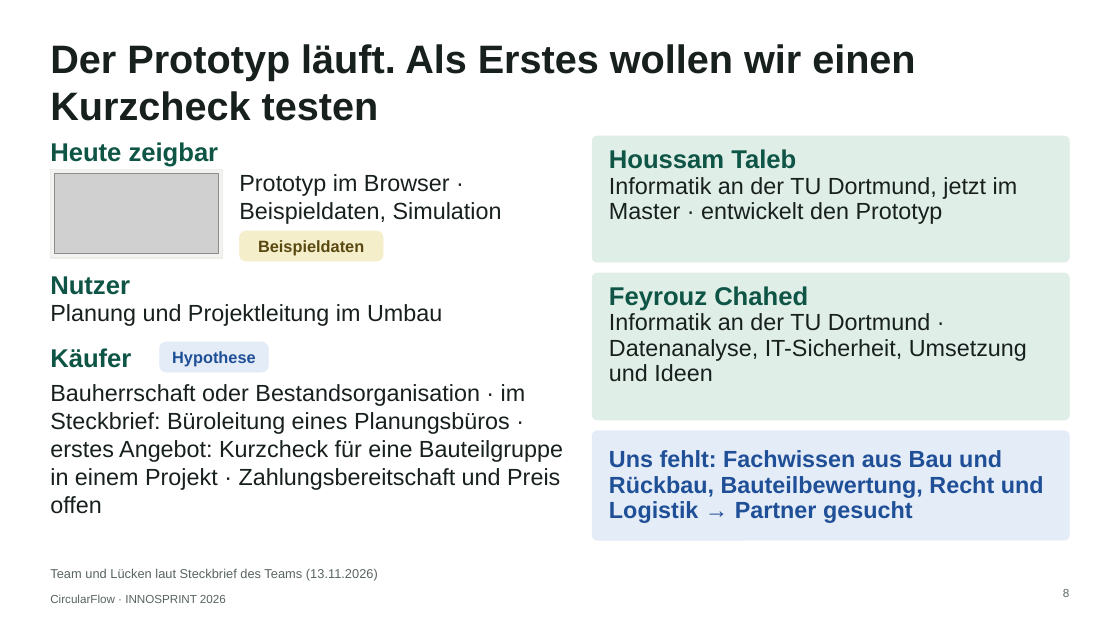
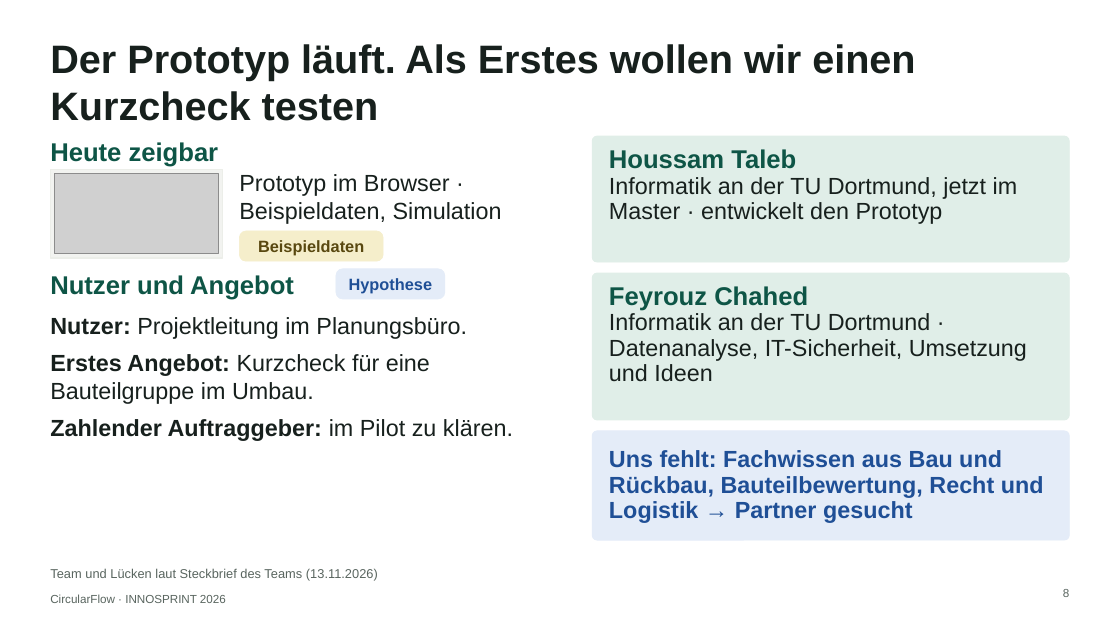
Before and after one commit to sammo3332/CircularFlow, a slide deck: slide 8 of pitch/innosprint-2026/ausgabe/abgabe-5-minuten/CircularFlow_INNOSPRINT2026_Pitch-5-Minuten.pptx. Drawn at 1120x630 pixels with LibreOffice and Linux fonts; fonts in the diff are those of the drawing; grey boxes stand for pictures. Boxes give left, top, right and bottom in pixels: in the first picture for what was removed or moved away, otherwise in the second. Text is boxed around its words. In the diff, an @@ line names an element or a change of style, - is before the commit and + after.

```diff
--- a/pitch/innosprint-2026/ausgabe/abgabe-5-minuten/CircularFlow_INNOSPRINT2026_Pitch-5-Minuten.pptx
+++ b/pitch/innosprint-2026/ausgabe/abgabe-5-minuten/CircularFlow_INNOSPRINT2026_Pitch-5-Minuten.pptx
@@ rounded rectangle "Hypothese": place and size @@
-rounded rectangle "Hypothese" at [160,342,269,372]
+rounded rectangle "Hypothese" at [336,269,445,299]
@@ text at [50,275,294,300]: text changed @@
-Nutzer
+Nutzer und Angebot
@@ text at [50,317,513,441]: text changed @@
-Bauherrschaft oder Bestandsorganisation · im Steckbrief: Büroleitung eines Planungsbüros · erstes Angebot: Kurzcheck für eine Bauteilgruppe in einem Projekt · Zahlungsbereitschaft und Preis offen
+Nutzer: Projektleitung im Planungsbüro.
+Erstes Angebot: Kurzcheck für eine Bauteilgruppe im Umbau.
+Zahlender Auftraggeber: im Pilot zu klären.
@@ text removed at [50,304,442,326] @@
-Planung und Projektleitung im Umbau
@@ text removed at [50,348,131,368] @@
-Käufer
```
Also in this commit, not shown: 3 other slides changed, 6 other files.
